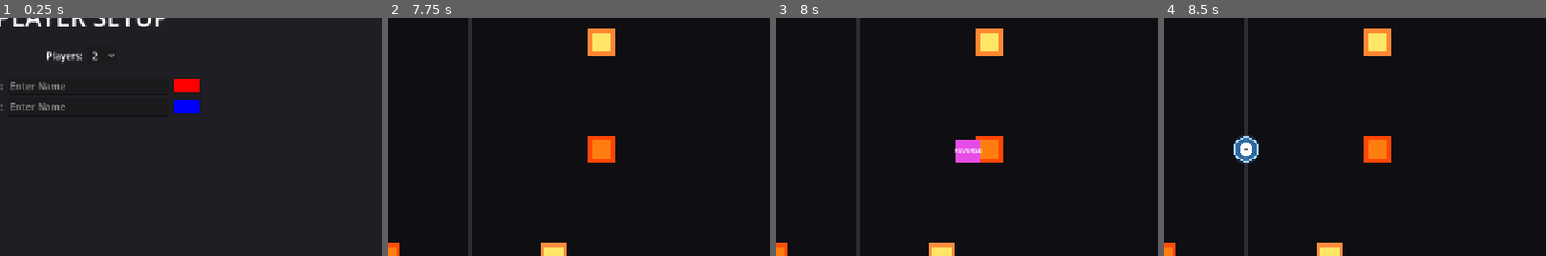
Above: before the commit, frames 1-4 (left to right).
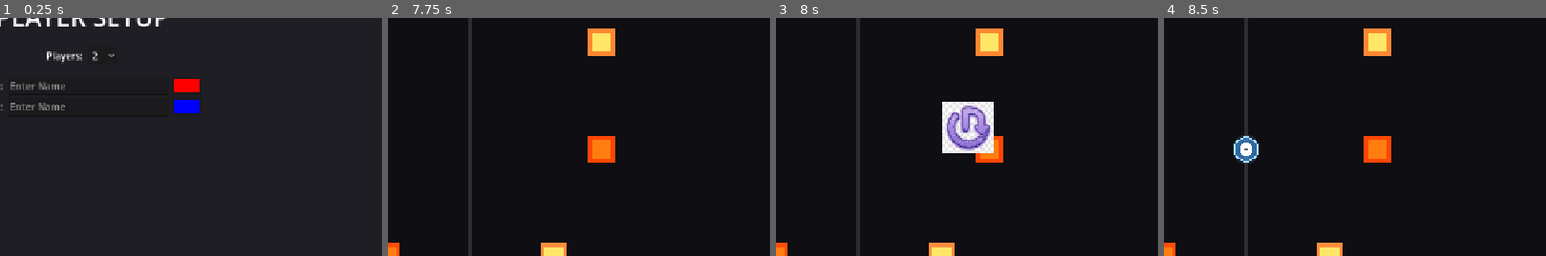
Above: after the commit, the same moments.

Repository: jensbroecher/tabletparty
Game: Godot game, scene res://scenes/ui/SetupScreen.tscn
Same seed, same stepped clock (60 frames per second), same inputs: the game is played once before the commit and once after it.
Inputs (mouse positions are % of the whole screen's width and height, from its top left):
- Up to frame 1 (0.25 s): no input
- Up to frame 2 (7.75 s): click (51, 37) at 0.52 s; type "Alex" at 0.6 s; click (51, 41) at 0.75 s; type "Alex" at 0.83 s; click "CONTINUE" at 1.25 s; click "PONG" at 2 s; move the mouse to (72, 45) at 2.77 s; click (72, 45) at 2.92 s; drag from (30, 55) to (2, 50) at 3.52 s; move the mouse to (60, 28) at 4.27 s; click (60, 28) at 4.42 s; drag from (45, 70) to (98, 50) at 5.02 s; move the mouse to (80, 65) at 5.77 s; click (80, 65) at 5.92 s; drag from (20, 35) to (35, 25) at 6.52 s; move the mouse to (55, 50) at 7.27 s; click (55, 50) at 7.42 s
- Up to frame 3 (8 s): no input
- Up to frame 4 (8.5 s): drag from (35, 25) to (30, 55) at 8.02 s
The pictures show only the part of the screen within x 39-89%, y 22-72%; the shares and areas given below are measured in that part.

Frames 1-2 are identical in both runs. In frame 3, 3.2% of the frame differs, in the area x 43-57%, y 35-61%; in frame 4, nothing differs.

Commit message:
Fix: Paddle reset glitch on respawn + adjust power-up icon sizing + add .gitignore

Diff:
--- a/scenes/pong/Paddle.gd
+++ b/scenes/pong/Paddle.gd
@@ -6,6 +6,7 @@
 var frozen: bool = false
 var freeze_time: float = 0.0
 var original_scale: Vector2 = Vector2.ONE
+var last_touch_y: float = 0.0
 
 @export var speed: float = 620.0
 @export var paddle_height: float = 120.0
@@ -18,6 +19,7 @@
 	paddle_color = color
 	visual.color = color
 	original_scale = scale
+	last_touch_y = get_viewport_rect().size.y / 2.0
 
 func _process(delta):
 	if frozen:
@@ -36,11 +38,13 @@
 			if player_index == 0 and event.position.x < half or \
 			   player_index == 1 and event.position.x > half:
 				touch_index = event.index
+				last_touch_y = event.position.y
 		elif event.index == touch_index:
 			touch_index = -1
 
 	if event is InputEventScreenDrag and event.index == touch_index and not frozen:
 		# Vertical paddles only (classic left/right)
+		last_touch_y = event.position.y
 		position.y = clamp(event.position.y, 80, get_viewport_rect().size.y - 80)
 
 func freeze(duration: float):
@@ -71,4 +75,6 @@
 	unfreeze()
 	scale = original_scale
 	collision.scale = Vector2.ONE
-	position.y = get_viewport_rect().size.y / 2
+	# Snap to where the user's finger currently is (or last was) instead of center
+	# This prevents the ugly "jump from center" on respawn
+	position.y = clamp(last_touch_y, 80, get_viewport_rect().size.y - 80)
--- a/scenes/pong/PowerUp.gd
+++ b/scenes/pong/PowerUp.gd
@@ -14,45 +14,76 @@
 
 var data: Dictionary = {}
 
-@onready var label: Label = $Label
-@onready var visual: ColorRect = $Visual
+@onready var icon: Sprite2D = $Icon
+@onready var ring: ColorRect = $Ring
 
 func _ready():
 	setup_type()
 
-	# Auto-despawn if not collected
+	# Spawn animation - drop from above
+	var target_pos = position
+	position.y -= 80  # start higher up
+
+	var tween = create_tween()
+	tween.set_trans(Tween.TRANS_BOUNCE)
+	tween.set_ease(Tween.EASE_OUT)
+	tween.tween_property(self, "position", target_pos, 0.45)
+	tween.parallel().tween_property(self, "scale", Vector2.ONE, 0.35).from(Vector2(0.6, 0.6))
+
+	# Auto-despawn with nice drop-out animation
 	var timer = get_tree().create_timer(lifetime)
-	timer.timeout.connect(func():
-		if is_instance_valid(self):
-			queue_free()
-	)
+	timer.timeout.connect(_despawn_animation)
 
 func setup_type():
 	match type:
 		Type.SPEED_UP:
-			data = {"name": "FAST", "color": Color(1, 0.3, 0.2), "ball_speed_mult": 1.75}
+			data = {"name": "FAST", "color": Color(1, 0.85, 0.2), "ball_speed_mult": 1.75, "icon": "res://assets/powerups/fast.jpg"}
 		Type.SLOW_DOWN:
-			data = {"name": "SLOW", "color": Color(0.4, 0.6, 1.0), "ball_speed_mult": 0.5}
+			data = {"name": "SLOW", "color": Color(0.4, 0.7, 1.0), "ball_speed_mult": 0.5, "icon": "res://assets/powerups/slow.jpg"}
 		Type.REVERSE:
-			data = {"name": "REVERSE", "color": Color(0.9, 0.3, 0.9), "reverse": true}
+			data = {"name": "REVERSE", "color": Color(0.85, 0.4, 0.95), "reverse": true, "icon": "res://assets/powerups/reverse.jpg"}
 		Type.ICE:
-			data = {"name": "ICE", "color": Color(0.5, 0.85, 1.0), "freeze_paddle": true, "freeze_duration": 2.8}
+			data = {"name": "ICE", "color": Color(0.5, 0.9, 1.0), "freeze_paddle": true, "freeze_duration": 2.8, "icon": "res://assets/powerups/ice.jpg"}
 		Type.BIG_PADDLE:
-			data = {"name": "BIG", "color": Color(0.2, 1.0, 0.4), "paddle_scale": 1.6, "duration": 6.0}
+			data = {"name": "BIG", "color": Color(0.3, 0.95, 0.5), "paddle_scale": 1.6, "duration": 6.0, "icon": "res://assets/powerups/big.jpg"}
 		Type.SHRINK_PADDLE:
-			data = {"name": "SMALL", "color": Color(1.0, 0.5, 0.2), "paddle_scale": 0.55, "duration": 5.0}
+			data = {"name": "SMALL", "color": Color(1.0, 0.6, 0.3), "paddle_scale": 0.55, "duration": 5.0, "icon": "res://assets/powerups/small.jpg"}
 
-	if visual and data.has("color"):
-		visual.color = data["color"]
-	if label and data.has("name"):
-		label.text = data["name"]
+	if ring and data.has("color"):
+		ring.color = Color(data["color"].r * 0.6, data["color"].g * 0.6, data["color"].b * 0.6, 0.45)
+
+	if icon and data.has("icon"):
+		var tex = load(data["icon"])
+		if tex:
+			icon.texture = tex
 
 func get_effect() -> Dictionary:
 	return data
 
 func _on_body_entered(body):
 	if body.name == "Ball":
+		# Quick pickup animation then disappear
+		var tween = create_tween()
+		tween.set_trans(Tween.TRANS_BACK)
+		tween.tween_property(self, "scale", Vector2(1.4, 1.4), 0.12)
+		tween.parallel().tween_property(self, "modulate:a", 0.0, 0.12)
+		tween.tween_callback(queue_free)
+
 		# The ball will handle applying the effect
 		body.apply_powerup(self)
 		SoundManager.play_powerup_collected(type)
-		queue_free()
+
+
+func _despawn_animation():
+	if not is_instance_valid(self):
+		return
+
+	# Drop down + fade out animation
+	var target_pos = position + Vector2(0, 70)
+
+	var tween = create_tween()
+	tween.set_trans(Tween.TRANS_QUAD)
+	tween.set_ease(Tween.EASE_IN)
+	tween.tween_property(self, "position", target_pos, 0.35)
+	tween.parallel().tween_property(self, "modulate:a", 0.0, 0.35)
+	tween.tween_callback(queue_free)
--- a/scenes/pong/PowerUp.tscn
+++ b/scenes/pong/PowerUp.tscn
@@ -16,21 +16,15 @@
 [node name="CollisionShape2D" type="CollisionShape2D" parent="."]
 shape = SubResource("CircleShape2D_1")
 
-[node name="Visual" type="ColorRect" parent="."]
-offset_left = -20.0
-offset_top = -20.0
-offset_right = 20.0
-offset_bottom = 20.0
-color = Color(0.9, 0.4, 0.2, 1)
+[node name="Ring" type="ColorRect" parent="."]
+offset_left = -32.0
+offset_top = -32.0
+offset_right = 32.0
+offset_bottom = 32.0
+color = Color(0.25, 0.55, 0.9, 0.35)
 
-[node name="Label" type="Label" parent="."]
-offset_left = -28.0
-offset_top = -10.0
-offset_right = 28.0
-offset_bottom = 10.0
-theme_override_font_sizes/font_size = 11
-text = "PWR"
-horizontal_alignment = 1
-vertical_alignment = 1
+[node name="Icon" type="Sprite2D" parent="."]
+position = Vector2(0, 0)
+scale = Vector2(0.09, 0.09)
 
 [connection signal="body_entered" from="." to="." method="_on_body_entered"]
Binary file added: assets/powerups/big.jpg
Not shown, added: assets/powerups/big.jpg.import
Binary file added: assets/powerups/fast.jpg
Not shown, added: assets/powerups/fast.jpg.import
Binary file added: assets/powerups/ice.jpg
Not shown, added: assets/powerups/ice.jpg.import
Binary file added: assets/powerups/reverse.jpg
Not shown, added: assets/powerups/reverse.jpg.import
Binary file added: assets/powerups/slow.jpg
Not shown, added: assets/powerups/slow.jpg.import
Binary file added: assets/powerups/small.jpg
Not shown, added: assets/powerups/small.jpg.import
(and 1 more such lines)
